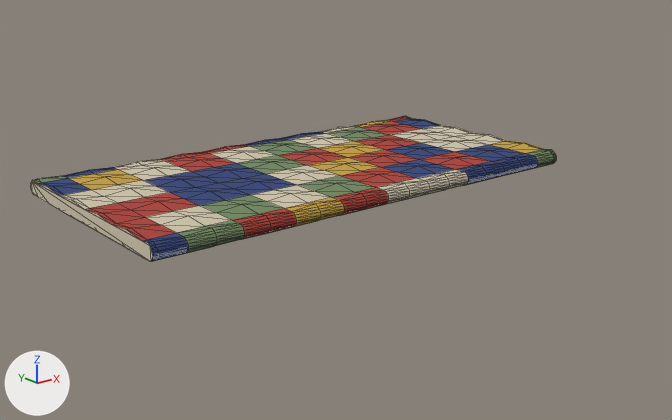
What one commit did to the glTF model assets/models/quilt.glb.
Camera for both pictures: a 50 mm lens placed at (-1.257, -1.156, 0.577), pointed at (-0.02, 0.391, -0.042). Arrows for +X, +Y and +Z are at lower left; the lights stay in place. The first picture is the older version. Mesh edges are drawn as thin lines. Vertices at exactly the same position are counted once.

Objects in the first picture: 'quiltLayer'.
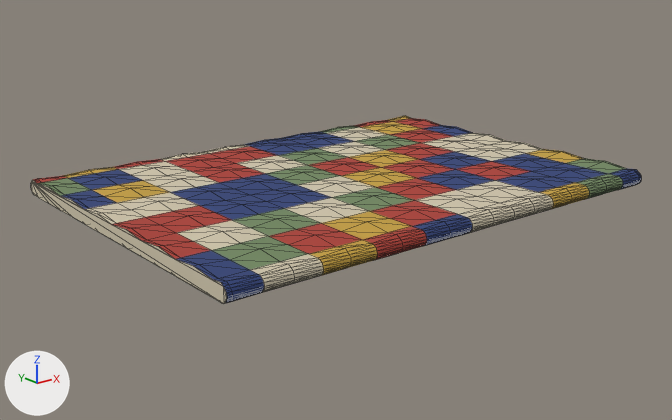
Diff of the bpy script that builds the scene:
```diff
--- a/assets/models/quilt.glb.py
+++ b/assets/models/quilt.glb.py
@@ me_quiltlayer @@
-me_quiltlayer.from_pydata(...)  # 840 vertices, 1676 faces; spans x -0.55..0.55, y 0.24..0.8, z 0.0..0.038
+me_quiltlayer.from_pydata(...)  # 1008 vertices, 2012 faces; spans x -0.55..0.55, y 0.0..0.8, z 0.0..0.038
+# me_quiltlayer part 1: 199 vertices moved from x -0.55..0.55, y 0.24..0.256, z 0.0..0.036 to x -0.55..0.55, y 0.01..0.22, z 0.0..0.038; 32 vertices removed from x -0.55..0.55, y 0.24..0.256, z 0.0..0.031; 200 vertices added at x -0.55..0.55, y 0.0..0.22, z 0.0..0.038
+# me_quiltlayer part 2: 91 faces spanning x -0.55..0.55, y 0.16..0.76, z 0.0..0.038 switch from mat_quiltnavy (dark blue #304279) to mat_quiltred (red #ad3f35)
+# me_quiltlayer part 3: 32 faces spanning x -0.36..0.48, y 0.28..0.64, z 0.0..0.038 switch from mat_quiltnavy (dark blue #304279) to mat_quiltcream (beige #d1c7ad)
+# me_quiltlayer part 4: 24 faces spanning x -0.55..0.48, y 0.016..0.76, z 0.0..0.038 switch from mat_quiltnavy (dark blue #304279) to mat_quiltsage (green #738961)
+# me_quiltlayer part 5: 56 faces spanning x -0.48..0.36, y 0.016..0.8, z 0.0..0.036 switch from mat_quiltnavy (dark blue #304279) to mat_quiltmustard (yellow #c5a03f)
+# me_quiltlayer part 6: 24 faces spanning x -0.12..0.36, y 0.016..0.4, z 0.0..0.038 switch from mat_quiltred (red #ad3f35) to mat_quiltnavy (dark blue #304279)
+# me_quiltlayer part 7: 128 faces spanning x -0.55..0.0, y 0.4..0.8, z 0.0..0.038 switch from mat_quiltred (red #ad3f35) to mat_quiltcream (beige #d1c7ad)
+# me_quiltlayer part 8: 64 faces spanning x -0.36..0.36, y 0.16..0.64, z 0.0..0.038 switch from mat_quiltred (red #ad3f35) to mat_quiltsage (green #738961)
+# me_quiltlayer part 9: 104 faces spanning x -0.36..0.55, y 0.016..0.8, z 0.0..0.038 switch from mat_quiltred (red #ad3f35) to mat_quiltmustard (yellow #c5a03f)
+# me_quiltlayer part 10: 80 faces spanning x -0.55..0.55, y 0.16..0.76, z 0.0..0.038 switch from mat_quiltcream (beige #d1c7ad) to mat_quiltnavy (dark blue #304279)
+# me_quiltlayer part 11: 112 faces spanning x -0.48..0.48, y 0.16..0.8, z 0.0..0.038 switch from mat_quiltcream (beige #d1c7ad) to mat_quiltred (red #ad3f35)
+# me_quiltlayer part 12: 64 faces spanning x -0.12..0.36, y 0.4..0.8, z 0.0..0.038 switch from mat_quiltcream (beige #d1c7ad) to mat_quiltsage (green #738961)
+# me_quiltlayer part 13: 16 faces spanning x -0.48..-0.36, y 0.52..0.64, z 0.0..0.038 switch from mat_quiltcream (beige #d1c7ad) to mat_quiltmustard (yellow #c5a03f)
+# me_quiltlayer part 14: 36 faces spanning x -0.36..0.54, y 0.016..0.76, z 0.0..0.038 switch from mat_quiltsage (green #738961) to mat_quiltnavy (dark blue #304279)
+# me_quiltlayer part 15: 48 faces spanning x -0.55..-0.48, y 0.76..0.8, z 0.0..0.036 switch from mat_quiltsage (green #738961) to mat_quiltred (red #ad3f35)
+# me_quiltlayer part 16: 72 faces spanning x -0.48..0.36, y 0.016..0.76, z 0.0..0.038 switch from mat_quiltsage (green #738961) to mat_quiltcream (beige #d1c7ad)
+# me_quiltlayer part 17: 15 faces spanning x 0.48..0.55, y 0.16..0.28, z 0.0..0.038 switch from mat_quiltsage (green #738961) to mat_quiltmustard (yellow #c5a03f)
+# me_quiltlayer part 18: 16 faces spanning x -0.48..-0.36, y 0.64..0.76, z 0.0..0.038 switch from mat_quiltmustard (yellow #c5a03f) to mat_quiltnavy (dark blue #304279)
+# me_quiltlayer part 19: 72 faces spanning x -0.24..0.48, y 0.016..0.8, z 0.0..0.038 switch from mat_quiltmustard (yellow #c5a03f) to mat_quiltred (red #ad3f35)
+# me_quiltlayer part 20: 48 faces spanning x -0.24..0.55, y 0.16..0.64, z 0.0..0.038 switch from mat_quiltmustard (yellow #c5a03f) to mat_quiltcream (beige #d1c7ad)
```

Changed parts and their boxes [x1, y1, x2, y2] in the pictures (672 x 420 px; the box of a moved part takes in the faces that stretch with it):
'quiltLayer', reshaped (16% wider, 29% taller): before [31, 116, 556, 262]; after [31, 116, 641, 304]
part 1 of me_quiltlayer, moved or reshaped: before [32, 152, 556, 262]; after [32, 154, 641, 304]
part 2 of me_quiltlayer, recoloured: before [142, 118, 500, 244]; after [142, 118, 531, 258]
part 3 of me_quiltlayer, recoloured: [143, 145, 525, 192] in both
part 4 of me_quiltlayer, recoloured (dark blue to green): before [37, 161, 538, 196]; after [37, 174, 616, 196]
part 5 of me_quiltlayer, recoloured (dark blue to yellow): before [64, 167, 504, 180]; after [64, 167, 582, 195]
part 6 of me_quiltlayer, recoloured (red to dark blue): before [344, 152, 490, 209]; after [413, 152, 490, 229]
part 7 of me_quiltlayer, recoloured (lighter): [85, 145, 249, 224] in both
part 8 of me_quiltlayer, recoloured: before [233, 135, 420, 224]; after [233, 135, 420, 236]
part 9 of me_quiltlayer, recoloured (red to yellow): before [244, 116, 422, 233]; after [310, 116, 422, 258]
part 10 of me_quiltlayer, recoloured: before [61, 125, 472, 209]; after [61, 125, 494, 209]
part 11 of me_quiltlayer, recoloured: [114, 129, 453, 233] in both
part 12 of me_quiltlayer, recoloured (beige to green): [265, 126, 358, 185] in both
part 13 of me_quiltlayer, recoloured (darker): [93, 180, 169, 203] in both
part 14 of me_quiltlayer, recoloured (green to dark blue): before [200, 140, 554, 220]; after [200, 140, 632, 220]
part 15 of me_quiltlayer, recoloured: [33, 176, 67, 183] in both
part 16 of me_quiltlayer, recoloured: before [178, 127, 389, 247]; after [178, 127, 389, 274]
part 17 of me_quiltlayer, recoloured: before [525, 149, 553, 156]; after [525, 149, 584, 163]
part 18 of me_quiltlayer, recoloured (yellow to dark blue): [69, 169, 142, 190] in both
part 19 of me_quiltlayer, recoloured (yellow to red): before [296, 120, 392, 221]; after [309, 120, 421, 243]
part 20 of me_quiltlayer, recoloured: before [285, 141, 543, 212]; after [285, 141, 543, 223]
